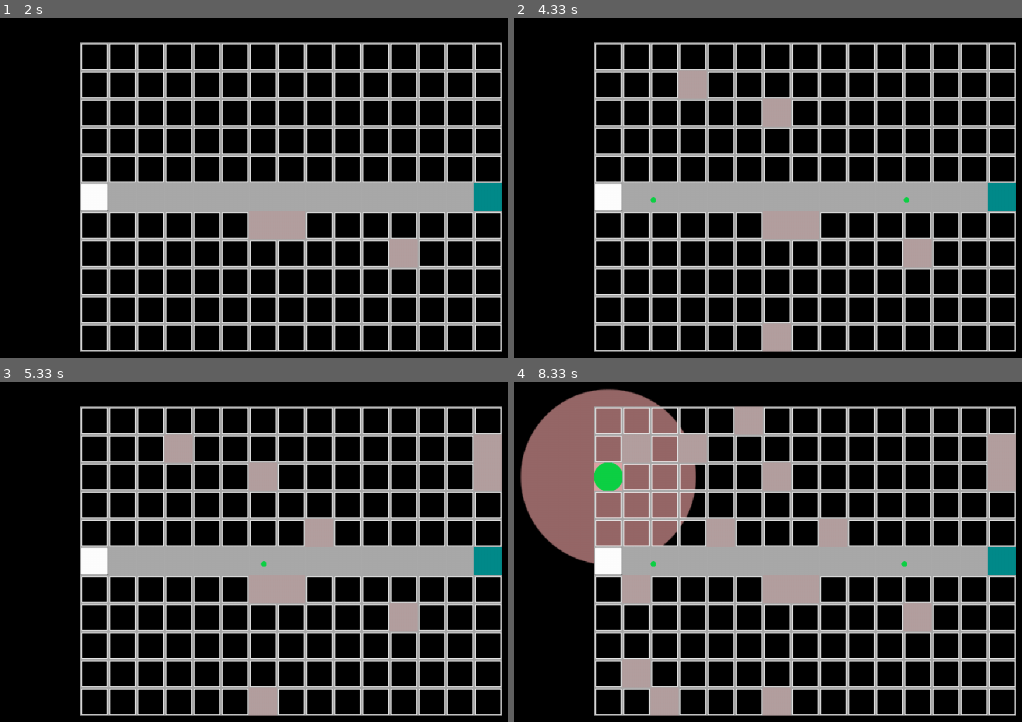
Above: before the commit, frames 1-4 (two rows, left to right).
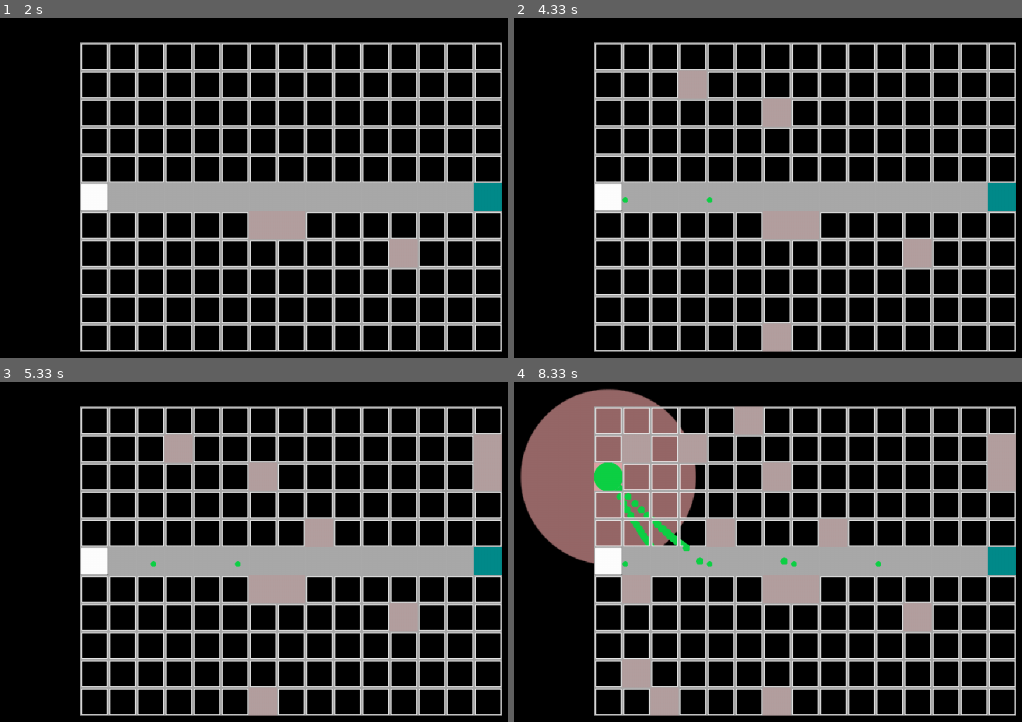
Above: after the commit, the same moments.

Repository: GawarWawar/pygame_project
Game: pygame game, started from main.py
Same seed, same stepped clock (60 frames per second), same inputs: the game is played once before the commit and once after it.
Inputs (mouse positions are in pixels of both pictures, inside the frame that each line leads up to):
- Up to frame 1 (2 s): click (259, 218) at 0.38 s; click (294, 228) at 0.72 s; click (396, 242) at 1.55 s
- Up to frame 2 (4.33 s): click (762, 327) at 2.38 s; click (773, 109) at 2.72 s; click (676, 92) at 3.05 s
- Up to frame 3 (5.33 s): click (477, 470) at 4.38 s; click (492, 436) at 4.72 s; click (330, 538) at 5.05 s
- Up to frame 4 (8.33 s): click (610, 470) at 5.38 s; click (671, 708) at 5.72 s; click (610, 467) at 6.05 s; click (630, 599) at 6.38 s; click (717, 541) at 6.72 s; click (630, 439) at 7.05 s; click (747, 409) at 7.88 s; click (635, 684) at 8.22 s

Frame 1 is identical in both runs. In frame 2, less than 0.1% of the frame differs, in the area x 21-78%, y 52-55%; in frame 3, less than 0.1%; in frame 4, 0.7%, in the area x 19-78%, y 30-55%.

Commit message:
towers now can fire projectiles
they are doing it wrong

+ remade update into draw

Diff:
--- a/entities/basic_tiles.py
+++ b/entities/basic_tiles.py
@@ -30,7 +30,7 @@
         self.rect.x = coordinates[0]
         self.rect.y = coordinates[1]
 
-    def update(
+    def draw(
         self,
         screen: pygame.Surface,
     ):
--- a/entities/enemies.py
+++ b/entities/enemies.py
@@ -14,7 +14,7 @@
 
 
         health_points = 100,
-        speed = 3,
+        speed = 1,
 
     ) -> None:
         self.health_points = health_points
--- a/entities/map_building.py
+++ b/entities/map_building.py
@@ -37,7 +37,7 @@
                         self.SQUARE_DIMENSIONS,
                         self.SQUARE_DIMENSIONS
                     )
-                tile_to_add.update(screen)
+                tile_to_add.draw(screen)
                 field[int(x / self.SQUARE_DIMENSIONS)].append(
                     tile_to_add
                 )
--- a/entities/towers.py
+++ b/entities/towers.py
@@ -15,9 +15,10 @@
     ):
         for foe in foes:
             if self.rect.colliderect(foe.rect):
-                self.foes_in_range.add(foe)
+                self.foes_in_range.append(foe)
             else:
-                foe.remove(self.foes_in_range)
+                if foe in self.foes_in_range:
+                    self.foes_in_range.pop(self.foes_in_range.index(foe))
 
 class Projectile (basic_tiles.Tile):
     target: enemies.Enemy|None  = None
@@ -41,11 +42,12 @@
 
     def attack(self):
         coordinates = self.target.rect.center
+        #BUG: Have strange movements, need to be fixed
         coordinates = (
             (coordinates[0] - self.rect.x) * self.speed,
             (coordinates[1] - self.rect.y) * self.speed
         )
-        self.rect.move(**coordinates)
+        self.rect = self.rect.move(*coordinates)
 
 
 
@@ -56,10 +58,12 @@
 
 class Tower (TowerFundament):
     damage = 0
-    attack_speed = 0
     attack_range = 0
 
     projectile_speed = 0
+
+    attack_speed = 0
+    _attack_cd = 0
 
     projectiles = []
 
@@ -85,24 +89,39 @@
             self.rect.center,
             self.projectile_width,
             self.projectile_height,
-            self._projectile_image_path
+            self._projectile_image_path,
+            self.projectile_speed
         )
         proj.target = target
         self.projectiles.append(proj)
 
-    def attack(self, target):
+    def cool_down(self) -> bool:
+        # TODO: CHANGE FPS FROM 60 TO CONSTANT
+        if pygame.time.get_ticks() - self._attack_cd  > self.attack_speed * 1000: # -> HERE SHOULD BE FPS
+            return True
+        return False
+
+    def attack(self):
+        enemy_position = 0
+        if len(self.range.foes_in_range) > 0 and self.cool_down():
+            #BUG: Fires always in the first seen enemy, even when enemy is out of range
+            self.fire_projectile(
+                self.range.foes_in_range[enemy_position]
+            )
+            ticks = pygame.time.get_ticks()
+            self._attack_cd = ticks
 
         ...
 
 class BasicTower (Tower):
+    attack_speed = 1
 
-    projectile_width = 2
-    projectile_height = 2
-    attack_range = 500
-
+    projectile_width = 10
+    projectile_height = 10
+    projectile_speed = 0.1
     _projectile_image_path = pathlib.Path(__file__).parent.joinpath("pictures/Basic_tower.png")
 
-
+    attack_range = 500
 
     fill_colour = (0, 150, 0)
     border_size = 100
--- a/main.py
+++ b/main.py
@@ -40,7 +40,7 @@
         field.SQUARE_DIMENSIONS,
         field.SQUARE_DIMENSIONS,
     )
-    field.field_of_tiles[i][5].update(screen)
+    field.field_of_tiles[i][5].draw(screen)
 
     if tile_type == basic_tiles.Entrance:
         entrances.append((i, 5))
@@ -55,6 +55,7 @@
 pygame.time.set_timer(ENEMY_WAVE, 2000)
 
 foes : list[enemies.Enemy] = []
+turrets :list[towers.BasicTower] = []
 
 # Main game loop
 while running:
@@ -73,7 +74,7 @@
                         field.SQUARE_DIMENSIONS/5
                     )
                 )
-                foe_to_append.update(screen)
+                foe_to_append.draw(screen)
                 foes.append(foe_to_append)
 
         #player actions
@@ -101,8 +102,9 @@
                                 field.SQUARE_DIMENSIONS,
                                 field.SQUARE_DIMENSIONS,
                             )
-                        field.field_of_tiles[tile_arr_pos[0]][tile_arr_pos[1]].update(screen)
-                        field.field_of_tiles[tile_arr_pos[0]][tile_arr_pos[1]].range.update(screen)
+                        turrets.append(field.field_of_tiles[tile_arr_pos[0]][tile_arr_pos[1]])
+                        field.field_of_tiles[tile_arr_pos[0]][tile_arr_pos[1]].draw(screen)
+                        field.field_of_tiles[tile_arr_pos[0]][tile_arr_pos[1]].range.draw(screen)
                     else:
                         field.field_of_tiles[tile_arr_pos[0]][tile_arr_pos[1]] \
                             = towers.TowerFundament(
@@ -110,19 +112,28 @@
                                 field.SQUARE_DIMENSIONS,
                                 field.SQUARE_DIMENSIONS,
                             )
-                        field.field_of_tiles[tile_arr_pos[0]][tile_arr_pos[1]].update(screen)
+                        field.field_of_tiles[tile_arr_pos[0]][tile_arr_pos[1]].draw(screen)
+
 
     for row in field.field_of_tiles:
         for tile in row:
-            tile.update(screen)
+            tile.draw(screen)
+
+    for turret in turrets:
+        turret.range.detect(foes)
+        turret.attack()
+        for projectile in turret.projectiles:
+            projectile.attack()
+            projectile.draw(screen)
 
     for foe_arr_pos, foe in enumerate(foes):
         foes[foe_arr_pos].rect = foe.rect.move(foe.speed, 0)
-        foes[foe_arr_pos].update(screen)
+        foes[foe_arr_pos].draw(screen)
         if foe.rect.colliderect(
             field.field_of_tiles[bases[0][0]][bases[0][1]].rect
         ):
             foes.pop(foe_arr_pos)
+
 
 
     if pygame.mouse.get_pressed()[0]:
